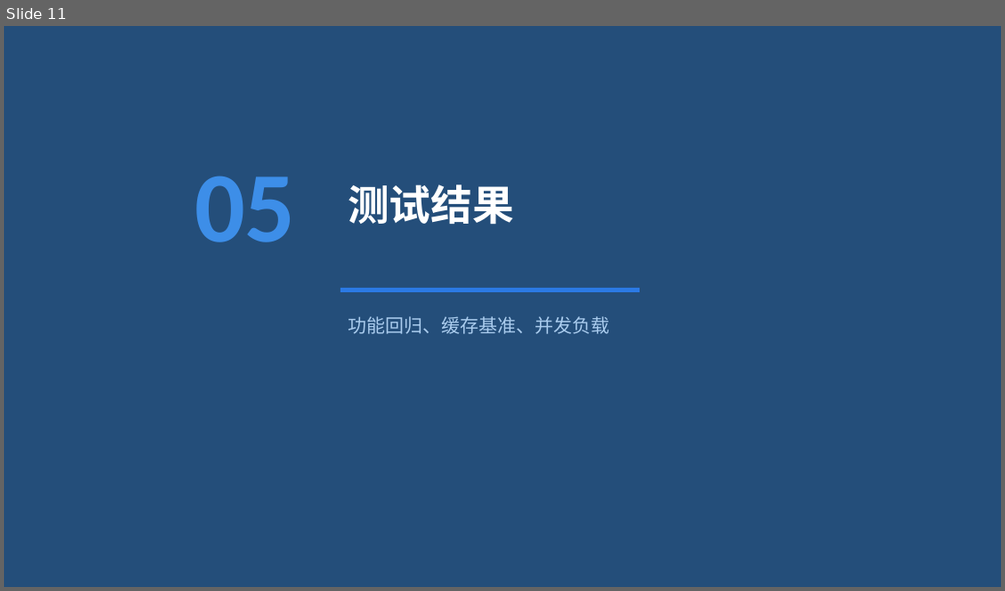
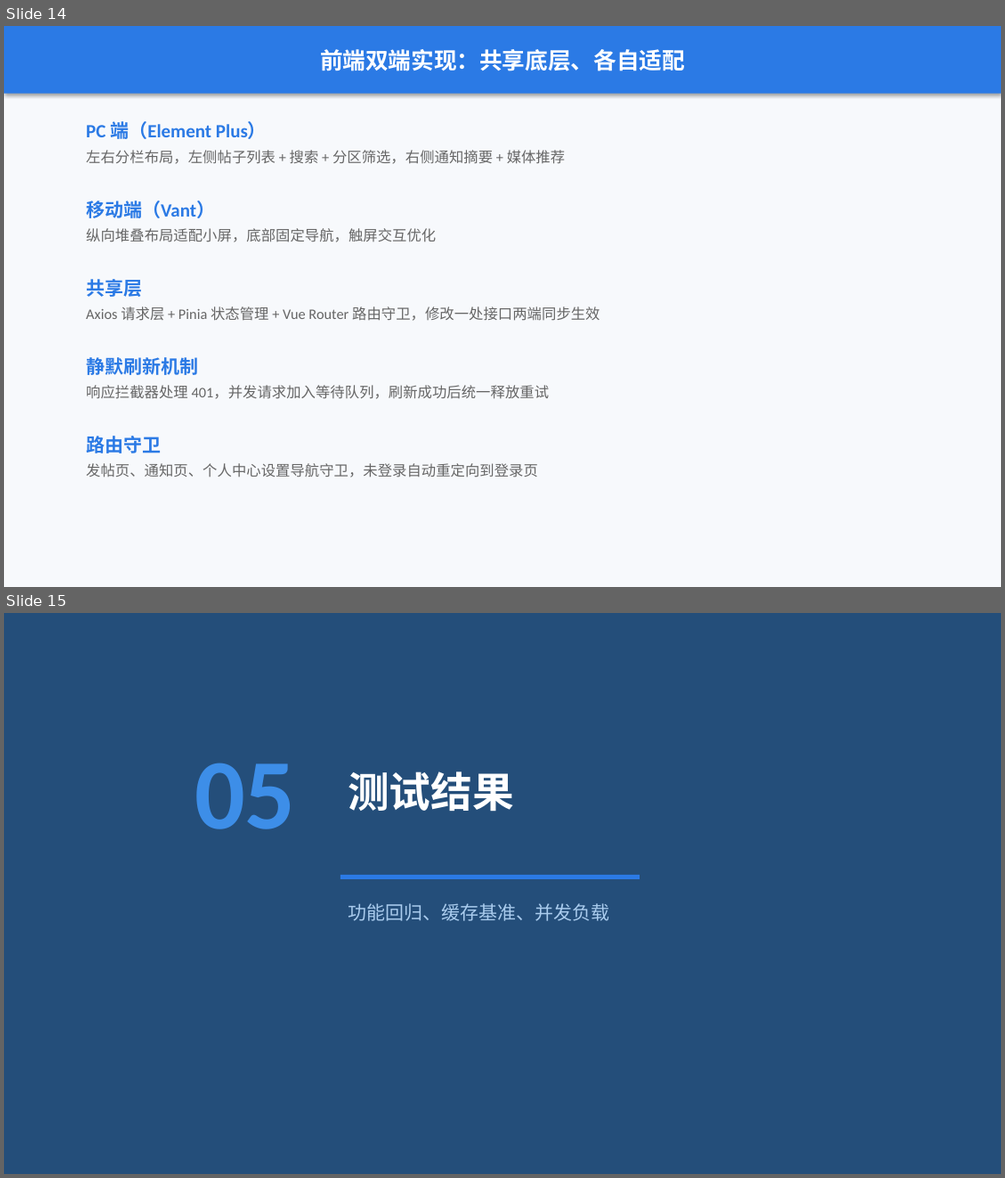
Before and after one commit to Wkjlovec/graduation_project_zhuang, a slide deck: docs/答辩PPT.pptx. Shown one above the other, each under a label of ours: slide 11 before the commit, slides 14 and 15 after it. The pictures are 1005x591 and 1005x1178 pixels, drawn with LibreOffice and Linux fonts; fonts in the diff are those of the drawing. Boxes give left, top, right and bottom in pixels: in the first picture for what was removed or moved away, otherwise in the second. Text is boxed around its words. In the diff, an @@ line names an element or a change of style, - is before the commit and + after.

```diff
--- a/docs/答辩PPT.pptx
+++ b/docs/答辩PPT.pptx
@@ slide 14 added at (4,26,1001,587), background #F7F9FC @@
@@ rectangle added at (4,26,1001,94), fill #2B7AE5, 22 pt, text #FFFFFF, bold @@
+前端双端实现：共享底层、各自适配
@@ text added at (86,121,267,139), 18 pt, text #2B7AE5, bold @@
+PC 端（Element Plus）
@@ text added at (86,150,565,164), 14 pt, text #666666 @@
+左右分栏布局，左侧帖子列表 + 搜索 + 分区筛选，右侧通知摘要 + 媒体推荐
@@ text added at (86,200,215,218), 18 pt, text #2B7AE5, bold @@
+移动端（Vant）
@@ text added at (86,228,436,242), 14 pt, text #666666 @@
+纵向堆叠布局适配小屏，底部固定导航，触屏交互优化
@@ text added at (86,279,142,297), 18 pt, text #2B7AE5, bold @@
+共享层
@@ text added at (86,306,599,321), 14 pt, text #666666 @@
+Axios 请求层 + Pinia 状态管理 + Vue Router 路由守卫，修改一处接口两端同步生效
@@ text added at (86,357,198,375), 18 pt, text #2B7AE5, bold @@
+静默刷新机制
@@ text added at (86,385,550,399), 14 pt, text #666666 @@
+响应拦截器处理 401，并发请求加入等待队列，刷新成功后统一释放重试
@@ text added at (86,435,161,453), 18 pt, text #2B7AE5, bold @@
+路由守卫
@@ text added at (86,463,538,477), 14 pt, text #666666 @@
+发帖页、通知页、个人中心设置导航守卫，未登录自动重定向到登录页
@@ what was slide 11 is now slide 15 @@
```
Also in this commit, not shown: 5 other slides added, 1 other file.
